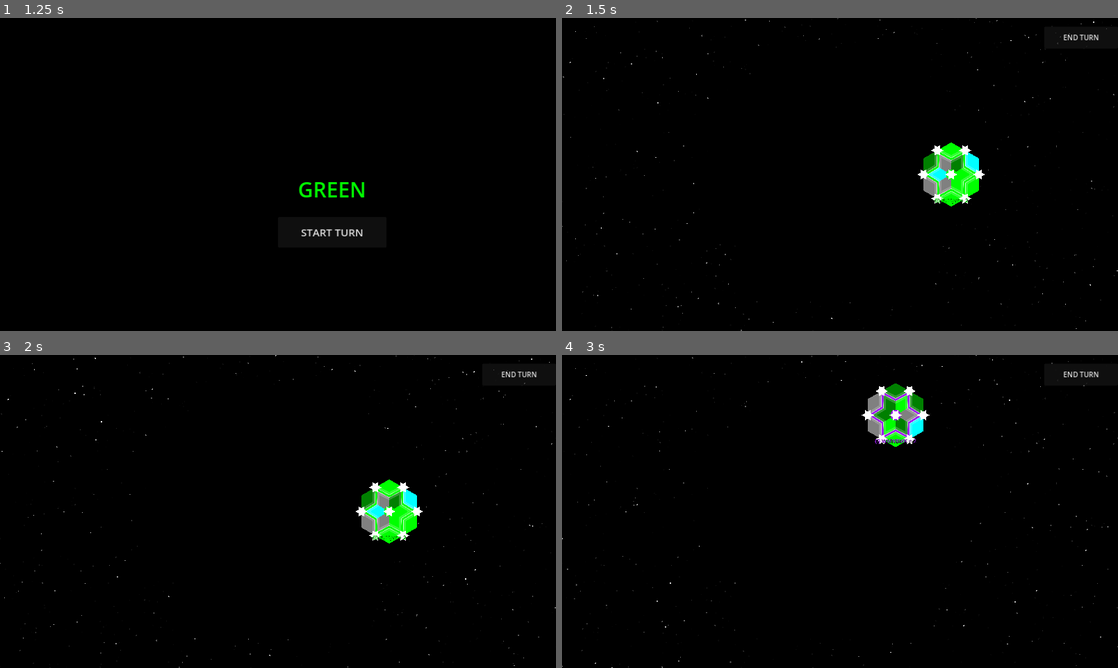
Above: before the commit, frames 1-4 (two rows, left to right).
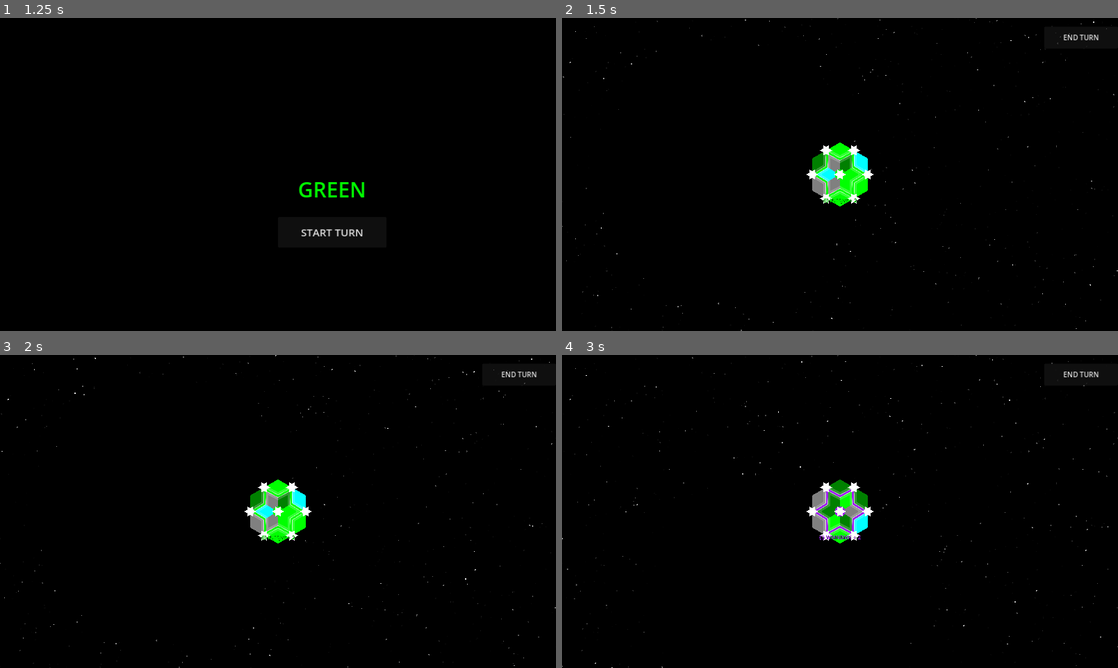
Above: after the commit, the same moments.

Repository: Cy13eruna/VyV
Game: Godot game, scene res://main.tscn
Same seed, same stepped clock (60 frames per second), same inputs: the game is played once before the commit and once after it.
Inputs:
- Up to frame 1 (1.25 s): click "2" at 0.5 s
- Up to frame 2 (1.5 s): click "START TURN" at 1.25 s
- Up to frame 3 (2 s): no input
- Up to frame 4 (3 s): click "END TURN" at 2 s; click "START TURN" at 2.75 s

Frame 1 is identical in both runs. In frame 2, 3.3% of the frame differs, in the area x 5-76%, y 10-91%; in frame 3, 3.3%; in frame 4, 3.4%, in the area x 16-72%, y 9-100%.

Commit message:
Camera Fixed On Domain

Diff:
--- a/src/main.gd
+++ b/src/main.gd
@@ -91,7 +91,7 @@
 	input_handler = load("res://src/systems/input/InputHandler.gd").new(self)
 	visibility_manager = load("res://src/systems/visibility/VisibilityManager.gd").new()
 
-	# 7. Câmera
+	# 7. Câmera (CameraController agora gerencia a visão individual de cada jogador)
 	camera_controller = Camera2D.new()
 	camera_controller.set_script(load("res://src/systems/camera/CameraController.gd"))
 	camera_controller.name = "RTSCamera"
@@ -116,8 +116,6 @@
 		menu.match_requested.connect(_on_match_requested)
 
 func _on_match_requested(player_count: int) -> void:
-	# Delegamos TUDO ao MatchManager.
-	# Ele cuidará do setup do TurnManager, Grid, Spawns e o anúncio do Turno 1.
 	if is_instance_valid(match_manager):
 		match_manager.setup_game(player_count)
 
@@ -137,6 +135,16 @@
 func _on_global_turn_started(player_id: int, p_color: Color, _round_num: int) -> void:
 	_update_game_visibility(true)
 
+	# --- LÓGICA DE CÂMERA POR JOGADOR ---
+	# Movemos a câmera para a capital do jogador atual
+	if is_instance_valid(camera_controller) and is_instance_valid(turn_manager):
+		var target_pos = turn_manager.get_current_start_pos()
+		if camera_controller.has_method("focus_on_position"):
+			camera_controller.focus_on_position(target_pos)
+		else:
+			camera_controller.global_position = target_pos
+
+	# --- ATUALIZAÇÃO DE UI ---
 	var p_name = "PLAYER " + str(player_id + 1)
 	if is_instance_valid(turn_manager):
 		p_name = turn_manager.get_player_name_by_id(player_id)
--- a/src/systems/camera/CameraController.gd
+++ b/src/systems/camera/CameraController.gd
@@ -1,56 +1,65 @@
 # res://src/systems/camera/CameraController.gd
 extends Camera2D
 
-@export var zoom_speed: float = 0.25
+@export var zoom_speed: float = 0.15
 @export var min_zoom: float = 0.5
 @export var max_zoom: float = 2.0
 @export var drag_speed: float = 1.0
 
 var is_dragging: bool = false
 var is_tweening: bool = false
+var _target_zoom: float = 1.0
+
+func _ready() -> void:
+	_target_zoom = zoom.x
 
 func _unhandled_input(event: InputEvent) -> void:
 	# ZOOM: Roda do mouse
 	if event is InputEventMouseButton:
 		if event.is_pressed():
 			if event.button_index == MOUSE_BUTTON_WHEEL_UP:
-				_set_zoom_level(zoom.x + zoom_speed)
+				_target_zoom = clamp(_target_zoom + zoom_speed, min_zoom, max_zoom)
 			elif event.button_index == MOUSE_BUTTON_WHEEL_DOWN:
-				_set_zoom_level(zoom.x - zoom_speed)
+				_target_zoom = clamp(_target_zoom - zoom_speed, min_zoom, max_zoom)
 
 		# DRAG: Botão do meio ou Direito para arrastar
 		if event.button_index == MOUSE_BUTTON_MIDDLE or event.button_index == MOUSE_BUTTON_RIGHT:
 			is_dragging = event.pressed
-			# Se o usuário começar a arrastar, cancelamos qualquer movimento automático em curso
+			# Se o usuário interagir, cancelamos qualquer movimento automático (Tween)
 			if is_dragging:
 				is_tweening = false
 
 	# MOVIMENTO: Arrastar o mouse
 	if event is InputEventMouseMotion and is_dragging:
-		# Multiplicamos pela escala do zoom para que o arrasto seja consistente
+		# Invertemos o movimento para um feeling de "puxar o mapa"
+		# Dividir pelo zoom garante que a velocidade de arrasto seja a mesma em qualquer nível de zoom
 		position -= event.relative * (1.0 / zoom.x) * drag_speed
 
-func _set_zoom_level(level: float) -> void:
-	var new_zoom = clamp(level, min_zoom, max_zoom)
-	zoom = Vector2(new_zoom, new_zoom)
+func _process(delta: float) -> void:
+	# Suaviza o zoom continuamente para um feeling premium
+	if not is_equal_approx(zoom.x, _target_zoom):
+		var lerp_zoom = lerp(zoom.x, _target_zoom, 10.0 * delta)
+		zoom = Vector2(lerp_zoom, lerp_zoom)
 
 ## Centraliza a câmera em uma posição global de forma suave.
-## Chamado pelo GameHUD quando o menu de upgrade é aberto.
-func focus_on_position(target_global_pos: Vector2, duration: float = 0.3) -> void:
+## Chamada pelo Main.gd no início de cada turno.
+func focus_on_position(target_global_pos: Vector2, duration: float = 0.8) -> void:
 	is_tweening = true
 
-	var tween = create_tween().set_trans(Tween.TRANS_SINE).set_ease(Tween.EASE_OUT)
+	var tween = create_tween().set_parallel(true)
+	tween.set_trans(Tween.TRANS_QUINT).set_ease(Tween.EASE_OUT)
 
 	# Interpola a posição global para o alvo
 	tween.tween_property(self, "global_position", target_global_pos, duration)
 
-	# Ao terminar, libera a trava
-	tween.finished.connect(func(): is_tweening = false)
+	# Opcional: Resetamos o zoom para um nível padrão ao trocar de jogador
+	# para que ninguém comece o turno "perdido" com zoom muito alto/baixo
+	_target_zoom = 1.0
+	tween.tween_property(self, "zoom", Vector2.ONE, duration)
 
-## Opcional: Centraliza e aplica um zoom específico
+	tween.chain().finished.connect(func(): is_tweening = false)
+
+## Centraliza e aplica um zoom específico (ex: para eventos de combate ou upgrades)
 func focus_and_zoom(target_pos: Vector2, target_zoom: float = 1.2) -> void:
-	focus_on_position(target_pos)
-
-	var tween = create_tween().set_trans(Tween.TRANS_SINE).set_ease(Tween.EASE_OUT)
-	var clamped_zoom = clamp(target_zoom, min_zoom, max_zoom)
-	tween.tween_property(self, "zoom", Vector2(clamped_zoom, clamped_zoom), 0.3)
+	_target_zoom = target_zoom
+	focus_on_position(target_pos, 0.5)
--- a/src/systems/entities/DomainManager.gd
+++ b/src/systems/entities/DomainManager.gd
@@ -9,10 +9,13 @@
 	add_to_group("domain_manager")
 	_load_resources.call_deferred()
 
-	if is_instance_valid(Signals) and Signals.has_signal("turn_started"):
-		if Signals.turn_started.is_connected(_on_turn_started):
-			Signals.turn_started.disconnect(_on_turn_started)
-		Signals.turn_started.connect(_on_turn_started)
+	if is_instance_valid(Signals):
+		_reconnect_signal(Signals.turn_started, _on_turn_started)
+
+func _reconnect_signal(sig: Signal, callable: Callable) -> void:
+	if sig.is_connected(callable):
+		sig.disconnect(callable)
+	sig.connect(callable)
 
 func _load_resources() -> void:
 	domain_script = load("res://src/systems/entities/Domain.gd")
@@ -64,7 +67,6 @@
 	if is_instance_valid(domain):
 		var owner_id = domain.get("owner_id")
 
-		# Se estiver em revolta, o custo de "manutenção" é ignorado ou o movimento é livre
 		if is_in_revolt(world_pos, owner_id):
 			return true
 
@@ -73,12 +75,9 @@
 			if domain.has_method("add_power"):
 				domain.add_power(-amount)
 
-				# 💡 CORREÇÃO: Verifica se o poder secou após o consumo
-				# Se chegou a zero, avisamos o sistema para exaurir unidades
 				var new_power = domain.get("power")
 				if new_power <= 0 and is_instance_valid(Signals):
 					Signals.domain_power_depleted.emit(owner_id)
-					print("[DomainManager] Poder esgotado para P%d. Enviando sinal de exaustão." % owner_id)
 
 				return true
 	return false
@@ -122,7 +121,7 @@
 
 ## --- LOGICA DE SPAWN ---
 
-func spawn_domains(player_count: int, grid_mgr: Node2D, v_mgr: Node2D, turn_mgr: Node):
+func spawn_domains(player_count: int, grid_mgr: Node2D, _v_mgr: Node2D, turn_mgr: Node):
 	clear_domains()
 	if not grid_mgr or not grid_mgr.data: return
 
@@ -152,38 +151,42 @@
 				best_node = pos
 		edge_positions.append(best_node)
 
-	var selected_indices = range(6)
+	var selected_indices = range(edge_positions.size())
 	selected_indices.shuffle()
 	selected_indices = selected_indices.slice(0, player_count)
 
-	var spawned = 0
-	for idx in selected_indices:
-		_create_capital(spawned, edge_positions[idx], turn_mgr, t_size)
-		spawned += 1
+	for i in range(selected_indices.size()):
+		var idx = selected_indices[i]
+		_create_capital(i, edge_positions[idx], turn_mgr, t_size)
 
 func _create_capital(id: int, grid_pos: Vector2, turn: Node, t_size: float):
-	if not turn: return
-	var color_options = turn.get("COLOR_OPTIONS")
-	var player_colors = turn.get("player_colors")
+	if not is_instance_valid(turn): return
 
-	if color_options == null or player_colors == null or id >= player_colors.size():
-		return
+	var p_color = turn.get_player_color_by_id(id)
 
-	var color_name = player_colors[id]
-	var p_color = color_options[color_name]
+	# 1. Cria a entidade
+	create_domain(grid_pos, p_color, id, t_size)
 
-	create_domain(grid_pos, p_color, id, t_size)
-	print("[DomainManager] Capital P%d criada em %s." % [id, grid_pos])
+	# 💡 CORREÇÃO CRÍTICA: Se grid_pos já está na casa dos centenas (ex: 128, -221),
+	# ele já é a posição de mundo. Não multiplique novamente por t_size.
+	var final_world_pos = grid_pos
 
-## Produção Interrompida por Invasão
-func _on_turn_started(player_id: int, _player_color: Color, round_number: int) -> void:
+	# Caso o seu sistema use coordenadas axiais (ex: 1, 2), aí sim multiplicamos.
+	# Verificação simples: se a distância for maior que 50, assumimos que já é posição de mundo.
+	if grid_pos.length() < 50.0:
+		final_world_pos = grid_pos * t_size
+
+	if turn.has_method("register_player_start_position"):
+		turn.register_player_start_position(id, final_world_pos)
+
+	print("[DomainManager] P%d: Grid %s -> Câmera em %s" % [id, grid_pos, final_world_pos])
+
+## Produção
+func _on_turn_started(player_id: int, _player_color: Color, _round_number: int) -> void:
 	for inst in domain_instances:
 		if is_instance_valid(inst) and inst.get("owner_id") == player_id:
 			var pos = inst.get("grid_pos")
-
 			if is_domain_occupied_by_enemy(pos, player_id):
-				print("[DomainManager] Produção suspensa em %s: Inimigo detectado!" % str(pos))
 				continue
-
 			if inst.has_method("add_power"):
 				inst.add_power(1)
--- a/src/systems/turn/TurnManager.gd
+++ b/src/systems/turn/TurnManager.gd
@@ -15,15 +15,16 @@
 var total_players: int = 0
 var current_player_index: int = 0
 var turn_number: int = 1
-var player_colors: Array = [] # Armazena os nomes (Strings) das cores escolhidas
+var player_colors: Array = []
+# 📸 NOVA VARIÁVEL: Armazena a posição da capital de cada jogador
+var player_starting_positions: Dictionary = {}
 
 func setup(p_player_count: int) -> void:
 	total_players = clamp(p_player_count, 1, COLOR_OPTIONS.size())
 	current_player_index = 0
 	turn_number = 1
+	player_starting_positions.clear() # Limpa posições de partidas anteriores
 	_assign_random_colors()
-	# CORREÇÃO: Removido o _announce_turn() daqui.
-	# O MatchManager chamará start_first_turn() quando o mapa estiver pronto.
 
 func _assign_random_colors() -> void:
 	var keys = COLOR_OPTIONS.keys()
@@ -31,7 +32,11 @@
 	player_colors = keys.slice(0, total_players)
 	print("[TurnManager] Jogadores inicializados: ", player_colors)
 
-# Nova função para ser chamada pelo MatchManager ao fim do spawn
+# Chamado pelo DomainManager durante o spawn das capitais
+func register_player_start_position(p_id: int, p_pos: Vector2) -> void:
+	player_starting_positions[p_id] = p_pos
+	print("[TurnManager] Posição inicial registrada para Player ", p_id, ": ", p_pos)
+
 func start_first_turn() -> void:
 	_announce_turn()
 
@@ -48,26 +53,33 @@
 	var color_name = player_colors[current_player_index]
 	var p_color = COLOR_OPTIONS[color_name]
 
+	# Buscamos a posição da câmera para este jogador
+	var p_pos = player_starting_positions.get(current_player_index, Vector2.ZERO)
+
 	var player_data = {
 		"id": current_player_index,
 		"name": color_name,
 		"color": p_color,
-		"round": turn_number
+		"round": turn_number,
+		"camera_pos": p_pos # Injetamos a posição nos dados do turno
 	}
 
 	print("[TurnManager] Vez de: ", player_data.name, " (ID: ", player_data.id, ")")
 
-	# Emite localmente
 	turn_started.emit(player_data)
 
-	# Emite para o barramento global (Signals)
 	if is_instance_valid(Signals):
+		# O sinal global agora também pode passar a posição se você desejar,
+		# mas manteremos a assinatura para não quebrar outros sistemas.
 		Signals.turn_started.emit(player_data.id, player_data.color, turn_number)
 
 # --- GETTERS ---
 
 func get_current_id() -> int:
 	return current_player_index
+
+func get_current_start_pos() -> Vector2:
+	return player_starting_positions.get(current_player_index, Vector2.ZERO)
 
 func get_player_color_by_id(id: int) -> Color:
 	if id >= 0 and id < player_colors.size():
